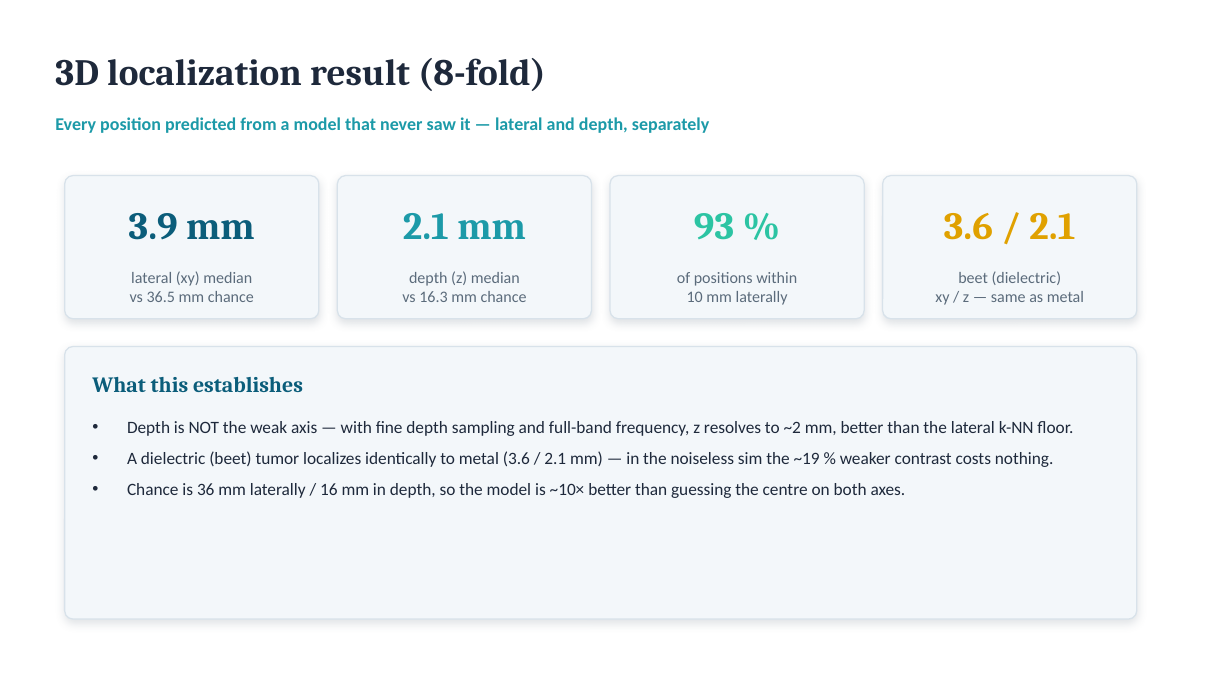
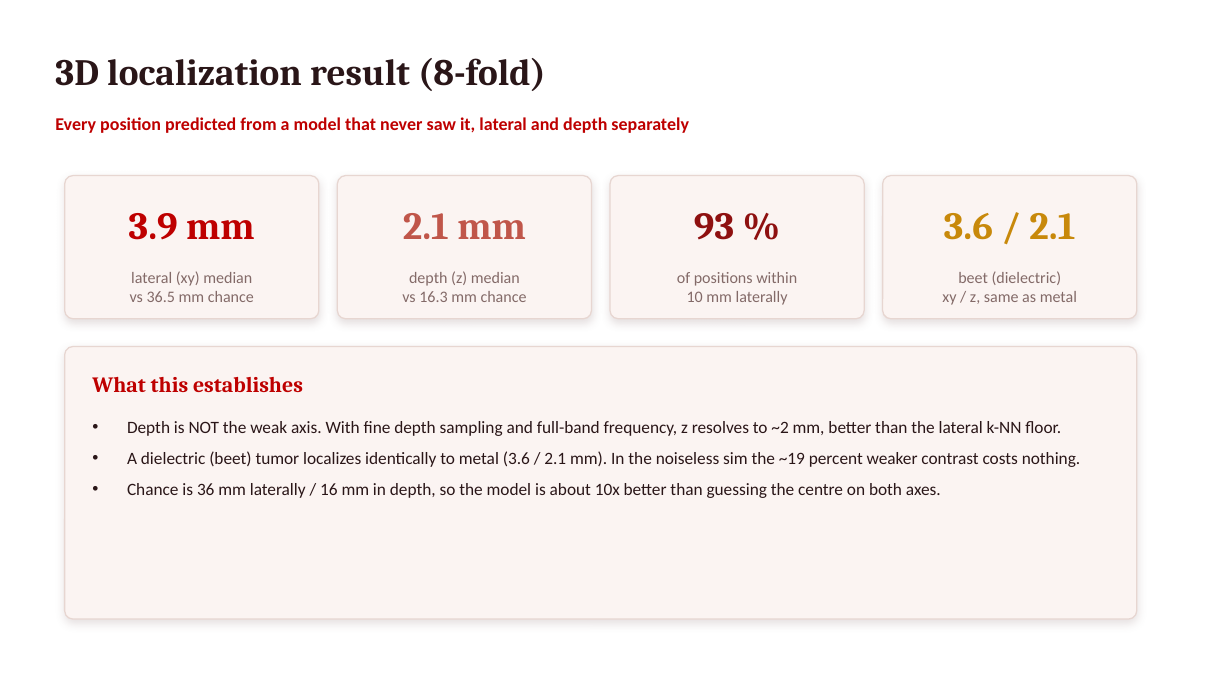
Before and after one commit to pmart1534/microwave-phantom-localization-cnn-mlp, a slide deck: slide 7 of regression_deck/Deck2_Simulated_Regression.pptx (slide 6 before the commit). Drawn at 1232x693 pixels with LibreOffice and Linux fonts; fonts in the diff are those of the drawing. Boxes give left, top, right and bottom in pixels: in the first picture for what was removed or moved away, otherwise in the second. Text is boxed around its words. In the diff, an @@ line names an element or a change of style, - is before the commit and + after.

```diff
--- a/regression_deck/Deck2_Simulated_Regression.pptx
+++ b/regression_deck/Deck2_Simulated_Regression.pptx
@@ text "3D localization result (8-fold)" at (55, 58, 546, 91): text colour #1E293B to #2A1618 @@
@@ text at (55, 117, 689, 133): text changed; text colour #1C9AA8 to #BE0000 @@
-Every position predicted from a model that never saw it — lateral and depth, separately
+Every position predicted from a model that never saw it, lateral and depth separately
@@ text "3.9 mm" at (129, 213, 255, 240): text colour #0B5D7A to #BE0000 @@
@@ text "2.1 mm" at (403, 213, 526, 239): text colour #1C9AA8 to #C0564A @@
@@ text "93 %" at (694, 213, 734, 240): text colour #2CC4A3 to #8E1010 @@
@@ text "3.6 / 2.1" at (944, 213, 1075, 240): text colour #E0A100 to #C8890B @@
@@ text colour #5B6B7B to #836A68 in 3 elements at (130, 271, 254, 302), (402, 271, 527, 302), (677, 272, 797, 305) @@
@@ text at (942, 291, 1077, 305): text changed; text colour #5B6B7B to #836A68 @@
-xy / z — same as metal
+xy / z, same as metal
@@ text at (958, 271, 1062, 285): text colour #5B6B7B to #836A68 in "beet (dielectric)" @@
@@ fill #F3F7FA to #FBF4F2; outline #D8E2EA 1 pt to #E7D6D1 1 pt; shadow changed in 5 elements at (65, 176, 319, 319), (337, 176, 592, 319), (610, 176, 864, 319), (883, 176, 1137, 319), (65, 347, 1137, 619) @@
@@ text "What this establishes" at (92, 377, 303, 392): text colour #0B5D7A to #BE0000 @@
@@ text at (127, 421, 1080, 498): text changed; text colour #1E293B to #2A1618 @@
-• Depth is NOT the weak axis — with fine depth sampling and full-band frequency, z resolves to ~2 mm, better than the lateral k-NN floor.
-• A dielectric (beet) tumor localizes identically to metal (3.6 / 2.1 mm) — in the noiseless sim the ~19 % weaker contrast costs nothing.
-• Chance is 36 mm laterally / 16 mm in depth, so the model is ~10× better than guessing the centre on both axes.
+• Depth is NOT the weak axis. With fine depth sampling and full-band frequency, z resolves to ~2 mm, better than the lateral k-NN floor.
+• A dielectric (beet) tumor localizes identically to metal (3.6 / 2.1 mm). In the noiseless sim the ~19 percent weaker contrast costs nothing.
+• Chance is 36 mm laterally / 16 mm in depth, so the model is about 10x better than guessing the centre on both axes.
```
Also in this commit, not shown: 8 other slides changed, 1 slide added, 14 other files.
